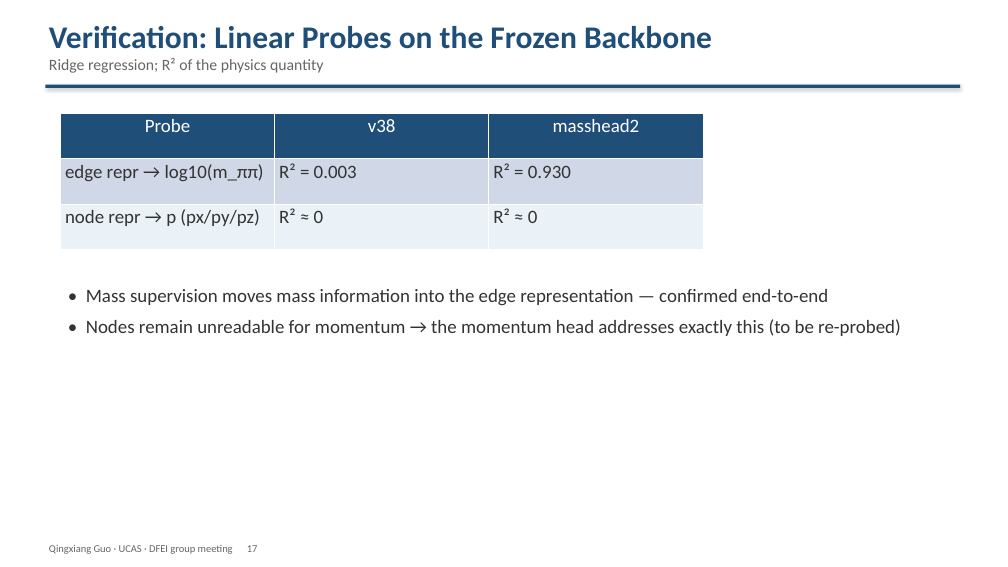
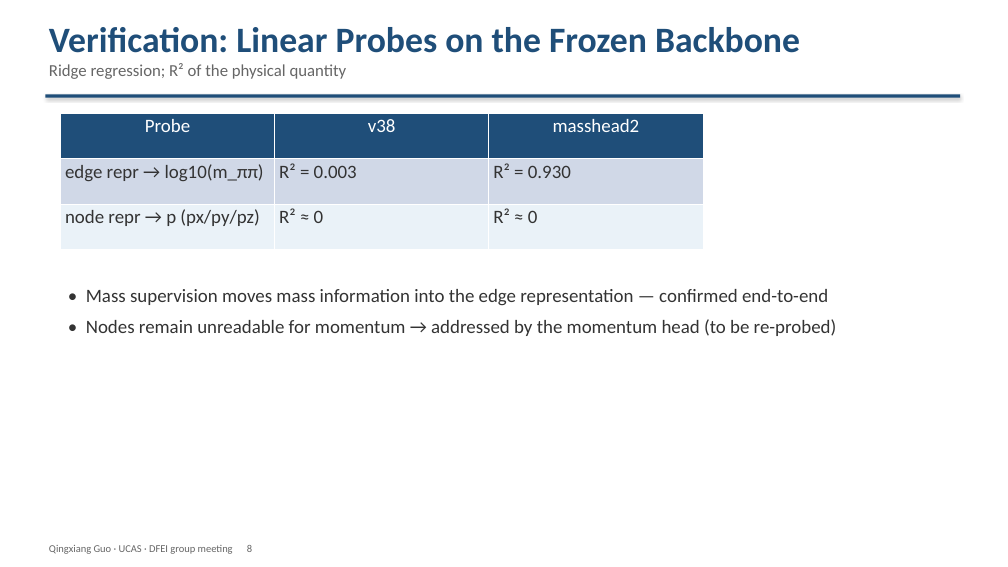
Before and after one commit to Aniedrew/dfei_ift, a slide deck: slide 8 of meeting_figs/DFEI_progress_20260902_EN.pptx (slide 17 before the commit). Drawn at 1008x567 pixels with LibreOffice and Linux fonts; fonts in the diff are those of the drawing. Boxes give left, top, right and bottom in pixels: in the first picture for what was removed or moved away, otherwise in the second. Text is boxed around its words. In the diff, an @@ line names an element or a change of style, - is before the commit and + after.

Commit message:
docs: restructure deck v3 (theme-based, line chart, larger title)

```diff
--- a/meeting_figs/DFEI_progress_20260902_EN.pptx
+++ b/meeting_figs/DFEI_progress_20260902_EN.pptx
@@ text at (49, 27, 800, 53): size 30 to 34 pt in "Verification: Linear Probes on the Frozen Backbone" @@
@@ text at (49, 63, 347, 79): text changed; size 15 to 16 pt @@
-Ridge regression; R² of the physics quantity
+Ridge regression; R² of the physical quantity
@@ rectangle: place and size @@
-rectangle at (45, 85, 960, 88)
+rectangle at (45, 95, 960, 98)
@@ text at (86, 319, 837, 336): text changed @@
-• Nodes remain unreadable for momentum → the momentum head addresses exactly this (to be re-probed)
+• Nodes remain unreadable for momentum → addressed by the momentum head (to be re-probed)
@@ text at (49, 545, 252, 554): text changed @@
-Qingxiang Guo · UCAS · DFEI group meeting 17
+Qingxiang Guo · UCAS · DFEI group meeting 8
```
Also in this commit, not shown: 4 other slides changed, 6 slides added, 20 slides removed, 3 other files.
